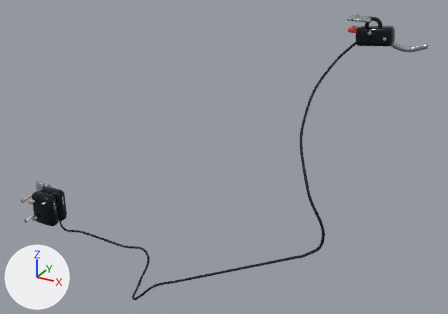
The FBX model Assets/Resources/Models/Bicycle/Modules/brake_rear_LOD0.fbx, before and after one commit.
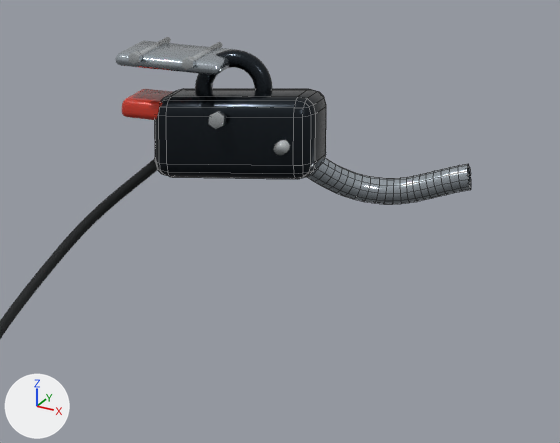
Old and new are each drawn whole from a 50 mm camera at (0.627, -1.006, 1.218) aimed at (-0.004, 0.143, 0.643) and again close up on the part from 71% to 100% of the width and 2% to 34% of the height. Every picture has the same lights, and +X, +Y and +Z are marked at lower left. The older version's two pictures come first. The close-ups show mesh edges as thin lines. Where no turn or scale is listed for an object, it has been applied to the vertices.

The scene before the commit, as lines of its bpy script (objects in view):
```python
me_mm_brake_rear_hosecurve = bpy.data.meshes.new('MM_brake_rear_hoseCurve')
me_mm_brake_rear_hosecurve.from_pydata(...)  # 2170 vertices, 2160 faces; spans x -0.495..0.318, y -0.077..0.251, z 0.313..0.932
me_mm_brake_rear_hosecurve.materials.append(mat_mm_tyre_rubber)  # black #121618
me_mm_brake_rear_lever_bladecurve = bpy.data.meshes.new('MM_brake_rear_lever_bladeCurve')
me_mm_brake_rear_lever_bladecurve.from_pydata(...)  # 250 vertices, 240 faces; spans x 0.3063..0.3916, y 0.2399..0.2804, z 0.904..0.9352
me_mm_brake_rear_lever_bladecurve.materials.append(mat_mm_machined_aluminium)  # light grey #bcc5cd
me_环体_048 = bpy.data.meshes.new('环体.048')
me_环体_048.from_pydata(...)  # a torus around y (ring radius 0.014, tube radius 0.004) spanning x -0.018..0.018, y -0.004..0.004, z -0.018..0.018
me_环体_048.materials.append(mat_mm_black_anodized)  # dark grey #242b31
ob_mm_brake_rear_hose = bpy.data.objects.new('MM_brake_rear_hose', me_mm_brake_rear_hosecurve)
ob_mm_brake_rear_hose.location = (0.0, 0.0, 0.0)
ob_mm_brake_rear_lever_blade = bpy.data.objects.new('MM_brake_rear_lever_blade', me_mm_brake_rear_lever_bladecurve)
ob_mm_brake_rear_lever_blade.location = (0.0, 0.0, 0.0)
ob_mm_brake_rear_lever_clamp = bpy.data.objects.new('MM_brake_rear_lever_clamp', me_环体_048)
ob_mm_brake_rear_lever_clamp.location = (0.285, 0.245, 0.955)
# also in view: 'MM_brake_rear_lever_body' at (0.29, 0.245, 0.935); 'MM_brake_rear_reservoir_cap' at (0.258, 0.245, 0.967); 'MM_brake_rear_reservoir_diaphragm' at (0.258, 0.245, 0.944)
```
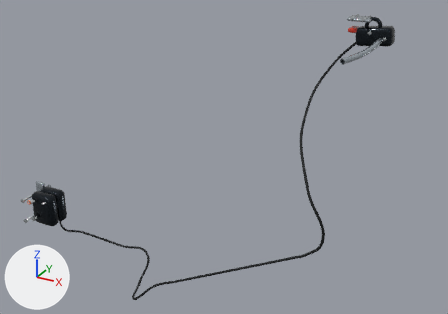
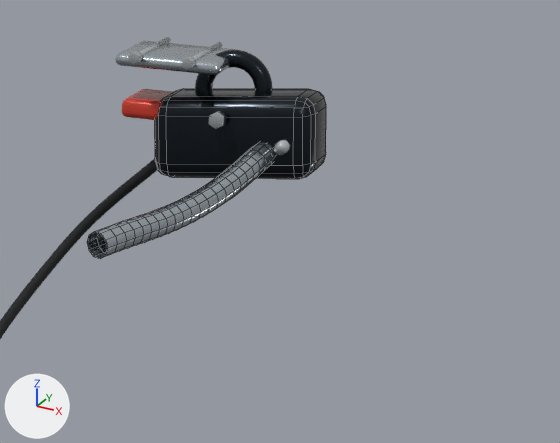
Location of each change, [x1, y1, x2, y2] in pixels of the close-ups (560 x 443 px):
'MM_brake_rear_lever_blade', reshaped
    before: [307, 158, 471, 204]
    after: [87, 143, 275, 259]

Edits to the bpy script that builds the scene:
```text
Change me_mm_brake_rear_lever_bladecurve:
    used by ob_mm_brake_rear_lever_blade; location = (0.0, 0.0, 0.0)
    remove me_mm_brake_rear_lever_bladecurve.from_pydata(...)  # 250 vertices, 240 faces; spans x 0.3063..0.3916, y 0.2399..0.2804, z 0.904..0.9352
    add me_mm_brake_rear_lever_bladecurve.from_pydata(...)  # 250 vertices, 240 faces; spans x 0.2605..0.3158, y 0.1176..0.2472, z 0.9023..0.9405
    me_mm_brake_rear_lever_bladecurve part 1: 250 of 250 vertices moved; they spanned x 0.3063..0.3916, y 0.2399..0.2804, z 0.904..0.9352 and now span x 0.2605..0.3158, y 0.1176..0.2472, z 0.9023..0.9405; mean shift (-0.0592, -0.0839, 0.0019)
```
